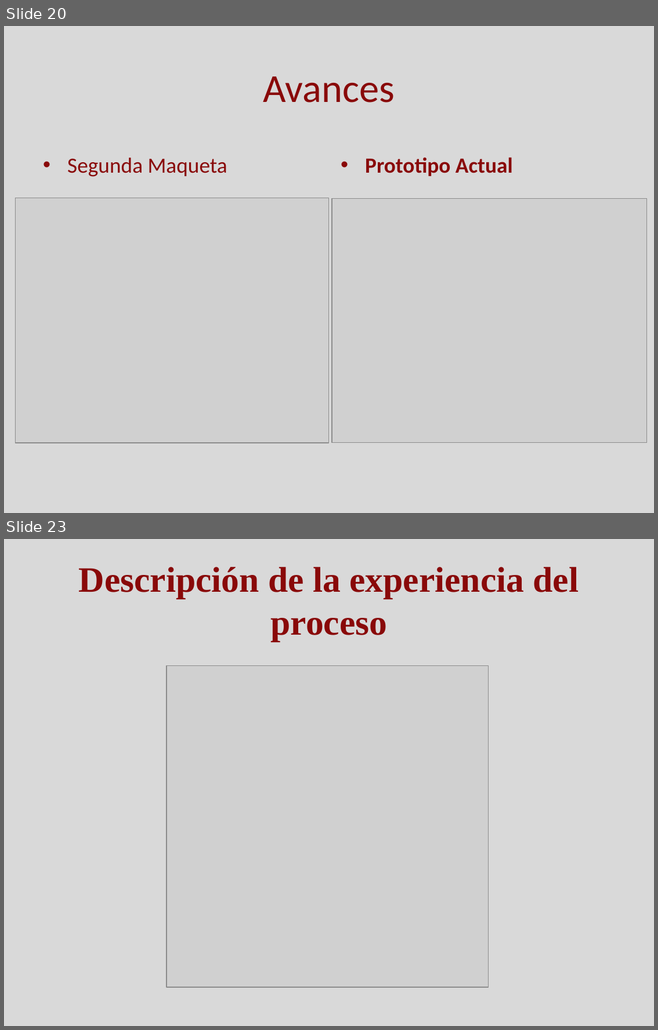
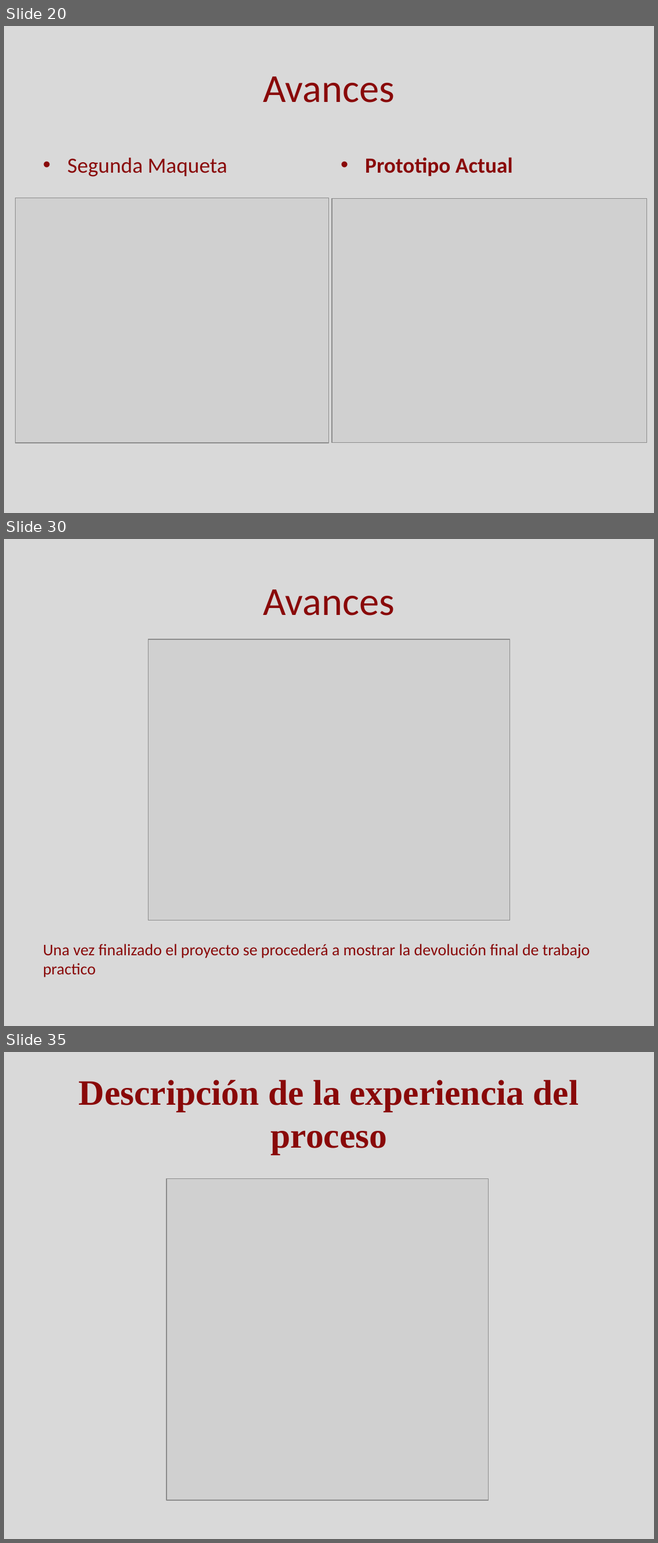
Before and after one commit to Skruptovski/SCTps, a slide deck: Documentación/Presentacion SCTPs.pptx. Shown one above the other, each under a label of ours: slides 20 and 23 before the commit, slides 20, 30 and 35 after it; the slides between them are not shown. The pictures are 658x1030 and 658x1543 pixels, drawn with LibreOffice and Linux fonts; fonts in the diff are those of the drawing; grey boxes stand for pictures. Boxes give left, top, right and bottom in pixels: in the first picture for what was removed or moved away, otherwise in the second. Text is boxed around its words. In the diff, an @@ line names an element or a change of style, - is before the commit and + after.

```diff
--- a/Documentación/Presentacion SCTPs.pptx
+++ b/Documentación/Presentacion SCTPs.pptx
@@ slide 30 added at (x1=4, y1=539, x2=654, y2=1026), background #D9D9D9 @@
@@ title added at (x1=263, y1=589, x2=395, y2=616), 44 pt, text #890909 @@
+Avances
@@ picture added at (x1=148, y1=640, x2=509, y2=920) @@
@@ text added at (x1=43, y1=944, x2=590, y2=977), 18 pt, text #890909 @@
+Una vez finalizado el proyecto se procederá a mostrar la devolución final de trabajo practico
@@ what was slide 23 is now slide 35 @@
```
Also in this commit, not shown: 2 slides changed, 12 other slides added, 1 slide removed, 2 other files.
